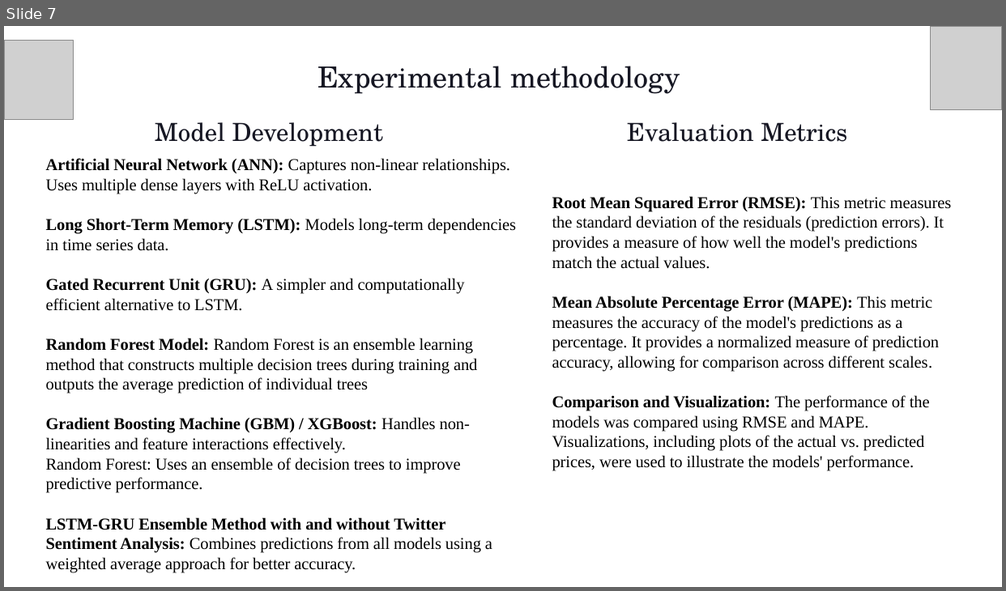
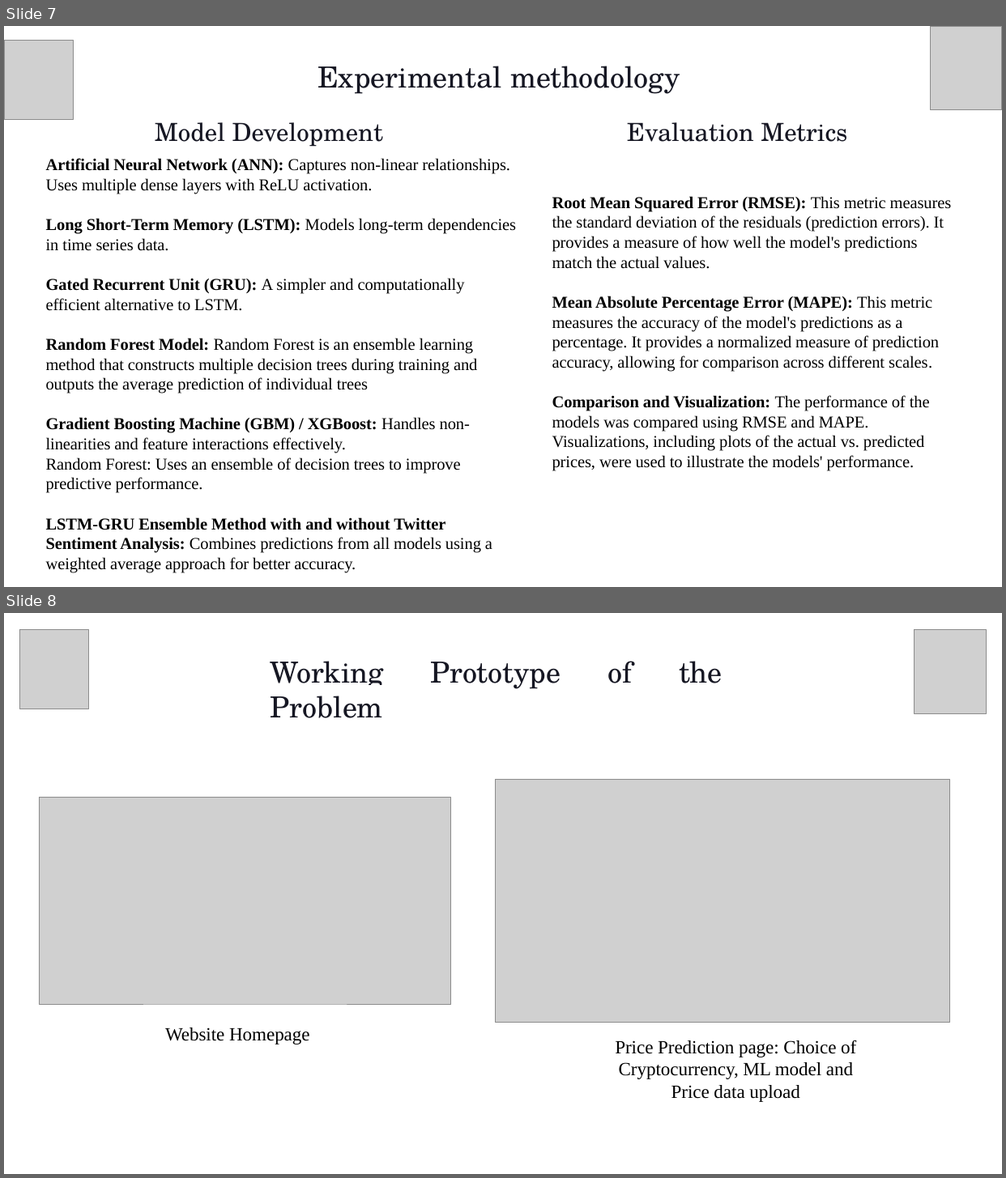
Before and after one commit to Sujay0610/Rapid_Project, a slide deck: docs/Rapid.pptx. Shown one above the other, each under a label of ours: slide 7 before the commit, slides 7 and 8 after it. The pictures are 1006x591 and 1006x1178 pixels, drawn with LibreOffice and Linux fonts; fonts in the diff are those of the drawing; grey boxes stand for pictures; background and template pictures are left out. Boxes give left, top, right and bottom in pixels: in the first picture for what was removed or moved away, otherwise in the second. Text is boxed around its words. In the diff, an @@ line names an element or a change of style, - is before the commit and + after.

```diff
--- a/docs/Rapid.pptx
+++ b/docs/Rapid.pptx
@@ slide 8 added at (x1=4, y1=613, x2=1002, y2=1174), background picture (left out) @@
@@ picture added at (x1=19, y1=629, x2=88, y2=709) @@
@@ picture added at (x1=914, y1=629, x2=987, y2=713) @@
@@ text added at (x1=270, y1=661, x2=722, y2=689), 28 pt, text #161723 @@
+Working Prototype of the Problem
@@ picture added at (x1=495, y1=779, x2=950, y2=1023) @@
@@ picture added at (x1=39, y1=797, x2=451, y2=1003) @@
@@ text added at (x1=165, y1=1028, x2=310, y2=1045), 18 pt, text #000000 @@
+Website Homepage
@@ text added at (x1=615, y1=1040, x2=856, y2=1102), 18 pt, text #000000 @@
+Price Prediction page: Choice of Cryptocurrency, ML model and Price data upload
```
Also in this commit, not shown: 1 other slide added, 1 slide removed.
